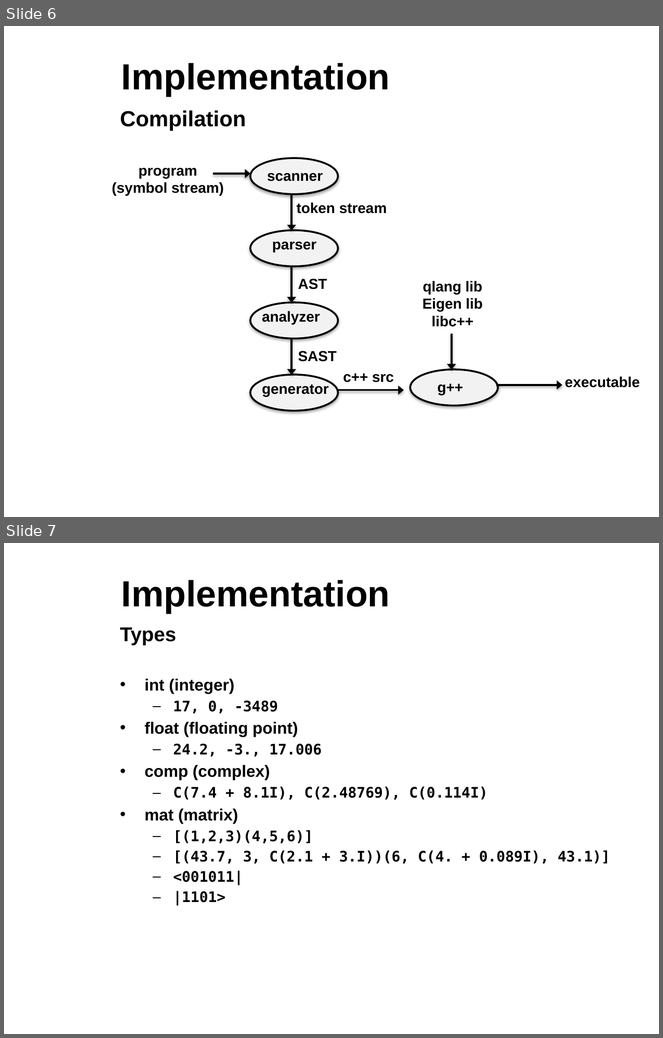
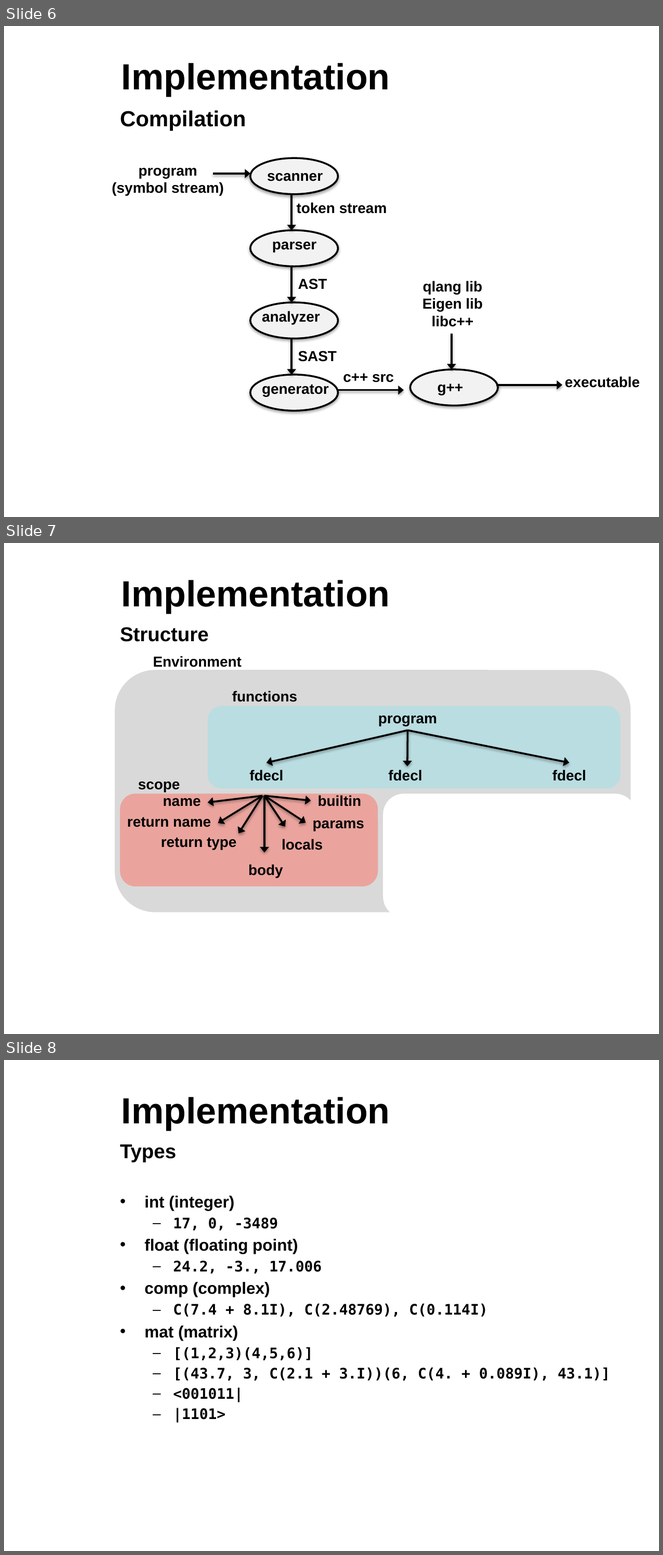
Before and after one commit to sdk21/PLT, a slide deck: Demo/Qlang.pptx. Shown one above the other, each under a label of ours: slides 6 and 7 before the commit, slides 6, 7 and 8 after it. The pictures are 663x1038 and 663x1555 pixels, drawn with LibreOffice and Linux fonts; fonts in the diff are those of the drawing; background and template pictures are left out. Boxes give left, top, right and bottom in pixels: in the first picture for what was removed or moved away, otherwise in the second. Text is boxed around its words. In the diff, an @@ line names an element or a change of style, - is before the commit and + after.

Commit message:
more updates2

```diff
--- a/Demo/Qlang.pptx
+++ b/Demo/Qlang.pptx
@@ slide 7 added at (x1=4, y1=543, x2=659, y2=1034), background picture (left out) @@
@@ title added at (x1=122, y1=580, x2=390, y2=613), 40 pt, text #000000, bold @@
+Implementation
@@ text added at (x1=120, y1=627, x2=209, y2=642), 22 pt, text #000000, bold @@
+Structure
@@ text added at (x1=153, y1=656, x2=242, y2=667), 16 pt, text #000000, bold @@
+Environment
@@ rounded rectangle added at (x1=115, y1=670, x2=631, y2=913), fill #D9D9D9 @@
@@ text added at (x1=232, y1=691, x2=298, y2=702), 16 pt, text #000000, bold @@
+functions
@@ rounded rectangle added at (x1=208, y1=706, x2=621, y2=788), fill #BADDE1 @@
@@ text added at (x1=378, y1=716, x2=437, y2=727), 16 pt, text #000000, bold @@
+program
@@ arrow added from (408, 730) to (267, 763), #000000 2 pt @@
@@ arrow added from (408, 730) to (569, 763), #000000 2 pt @@
@@ arrow added from (408, 730) to (408, 767), #000000 2 pt @@
@@ text added at (x1=249, y1=770, x2=283, y2=781), 16 pt, text #000000, bold @@
+fdecl
@@ text added at (x1=388, y1=770, x2=422, y2=781), 16 pt, text #000000, bold @@
+fdecl
@@ text added at (x1=553, y1=770, x2=586, y2=781), 16 pt, text #000000, bold @@
+fdecl
@@ text added at (x1=138, y1=782, x2=180, y2=792), 16 pt, text #000000, bold @@
+scope
@@ rounded rectangle added at (x1=120, y1=794, x2=378, y2=887), fill #EF978F at 80% opacity @@
@@ text added at (x1=163, y1=798, x2=201, y2=807), 16 pt, text #000000, bold @@
+name
@@ arrow added from (263, 796) to (208, 802), #000000 2 pt @@
@@ arrow added from (263, 796) to (218, 823), #000000 2 pt @@
@@ arrow added from (263, 796) to (239, 834), #000000 2 pt @@
@@ arrow added from (265, 796) to (306, 823), #000000 2 pt @@
@@ arrow added from (265, 796) to (285, 827), #000000 2 pt @@
@@ arrow added from (265, 796) to (265, 853), #000000 2 pt @@
@@ arrow added from (265, 796) to (311, 801), #000000 2 pt @@
@@ text added at (x1=318, y1=795, x2=362, y2=807), 16 pt, text #000000, bold @@
+builtin
@@ rounded rectangle added at (x1=384, y1=794, x2=636, y2=918), fill #FFFFFF @@
@@ text added at (x1=127, y1=817, x2=211, y2=827), 16 pt, text #000000, bold @@
+return name
@@ text added at (x1=313, y1=821, x2=364, y2=831), 16 pt, text #000000, bold @@
+params
@@ text added at (x1=161, y1=837, x2=236, y2=850), 16 pt, text #000000, bold @@
+return type
@@ text added at (x1=282, y1=839, x2=323, y2=850), 16 pt, text #000000, bold @@
+locals
@@ text added at (x1=248, y1=864, x2=283, y2=878), 16 pt, text #000000, bold @@
+body
@@ what was slide 7 is now slide 8 @@
```
Also in this commit, not shown: 1 slide removed.
